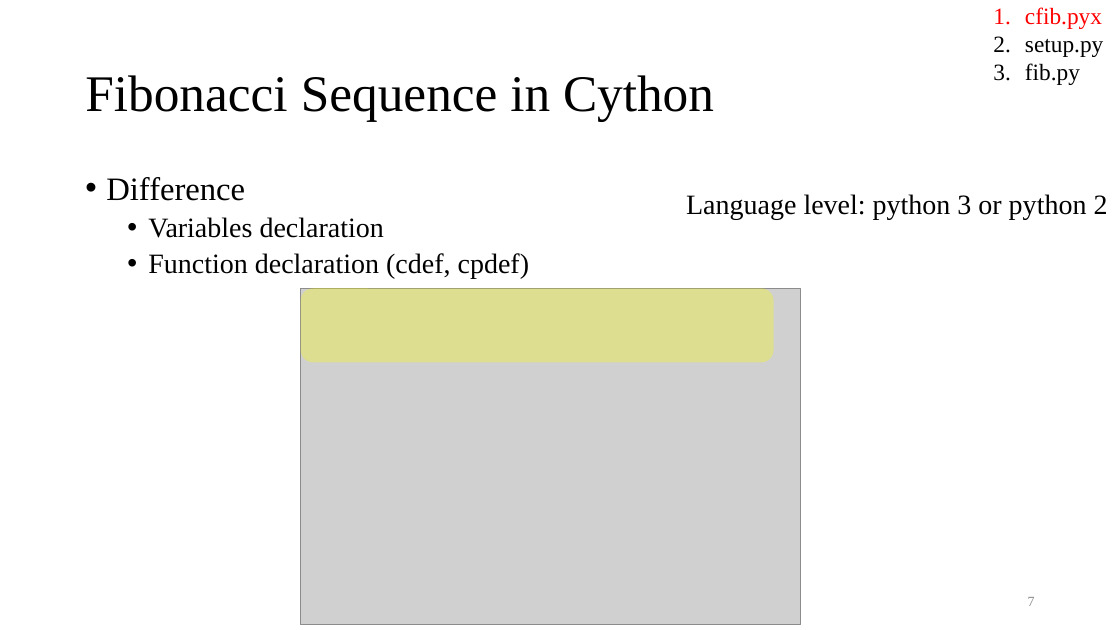
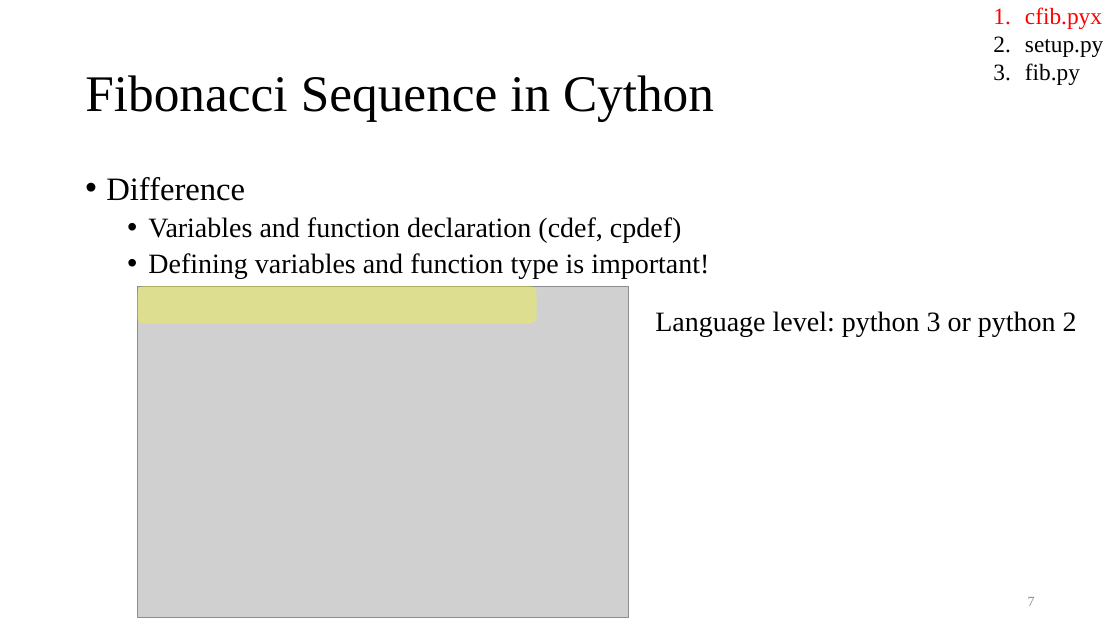
Before and after one commit to Ch-EnShen/intro_to_cp_I_mid, a slide deck: slide 7 of Introduction to cython.pptx. Drawn at 1120x630 pixels with LibreOffice and Linux fonts; fonts in the diff are those of the drawing; grey boxes stand for pictures. Boxes give left, top, right and bottom in pixels: in the first picture for what was removed or moved away, otherwise in the second. Text is boxed around its words. In the diff, an @@ line names an element or a change of style, - is before the commit and + after.

Commit message:
update: code correction about varaibles type from int to double

```diff
--- a/Introduction to cython.pptx
+++ b/Introduction to cython.pptx
@@ text at [148,217,709,278]: text changed @@
-  • Variables declaration
-  • Function declaration (cdef, cpdef)
+  • Variables and function declaration (cdef, cpdef)
+  • Defining variables and function type is important!
@@ rounded rectangle: place and size @@
-rounded rectangle at [301,288,774,362]
+rounded rectangle at [138,287,537,324]
@@ picture added at [138,287,628,618] @@
@@ picture removed at [301,288,801,624] @@
@@ text "Language level: python 3 or ...": place and size @@
-text "Language level: python 3 or ..." at [686,194,1108,219]
+text "Language level: python 3 or ..." at [655,311,1077,336]
```
Also in this commit, not shown: 9 other slides changed, 1 slide added, 6 other files.
